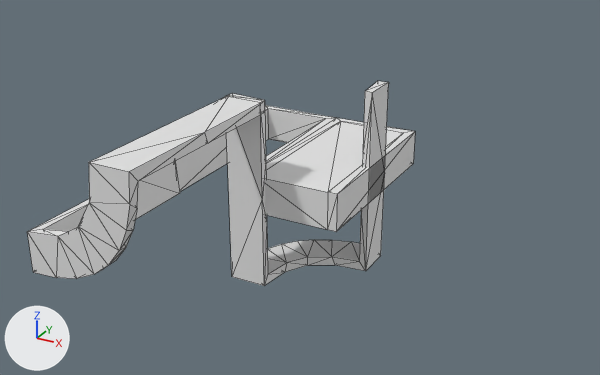
The OBJ model data/bmc/SET_4W2C/t_179.obj, before and after one commit.
The view is the same before and after, from a 50 mm camera at (0.792, -1.623, 1.107) aimed at (-0.087, -0.025, 0.308). Arrows for +X, +Y and +Z are at lower left; the lights stay in place. Mesh edges are drawn as thin lines. Where no turn or scale is listed for an object, it has been applied to the vertices.

Script lines for the objects in view, before the commit:
```python
me_t_179 = bpy.data.meshes.new('t_179')
me_t_179.from_pydata(...)  # 116 vertices, 230 faces; spans x -0.5..0.0, y -0.5..0.5, z 0.0..0.501
ob_t_179 = bpy.data.objects.new('t_179', me_t_179)
ob_t_179.location = (0.0, 0.0, 0.0)
```
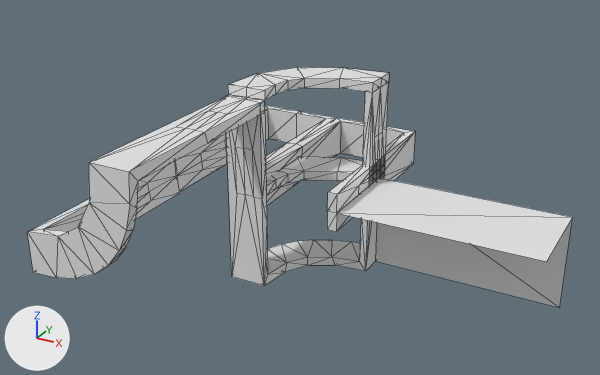
Diff of the bpy script that builds the scene:
```diff
--- a/data/bmc/SET_4W2C/t_179.obj.py
+++ b/data/bmc/SET_4W2C/t_179.obj.py
@@ me_t_179 @@
 # used by ob_t_179; location = (0.0, 0.0, 0.0)
-me_t_179.from_pydata(...)  # 116 vertices, 230 faces; spans x -0.5..0.0, y -0.5..0.5, z 0.0..0.501
+me_t_179.from_pydata(...)  # 294 vertices, 581 faces; spans x -0.5..0.5, y -0.5..0.5, z 0.0..0.525
+# me_t_179 part 1
+# 102 faces are deleted
+# 89 vertices are added at x -0.5..0.5, y -0.25..0.475, z 0.0..0.525
+# 8 new vertices lie (0.0, 0.0, -0.05) away from vertices in x -0.5..0.0, y 0.0, z 0.3..0.301
+# 8 new vertices lie (0.0, 0.119, -0.025) away from vertices in x -0.475..-0.025, y 0.0, z 0.25..0.3
+# 12 new vertices lie (0.0, 0.119, 0.0) away from vertices in x -0.475..-0.025, y 0.0..0.119, z 0.225..0.275
+# 11 new vertices lie (0.0, 0.0, 0.025) away from vertices in x -0.475..0.0, y 0.186..0.286, z 0.225..0.5
+# 7 new vertices lie (0.0, 0.25, 0.0) away from vertices in x -0.5..0.0, y 0.0, z 0.2..0.3
+# 9 new vertices lie (0.0, 0.0, -0.025) away from vertices in x -0.5..0.0, y -0.25..0.25, z 0.225..0.301
+# 7 new vertices lie (0.0, -0.125, 0.025) away from vertices in x -0.5..0.0, y 0.0..0.25, z 0.2..0.251
+# 5 new vertices lie (0.0, 0.0, 0.025) away from vertices in x -0.5..-0.25, y -0.125..0.25, z 0.2..0.226
+# 5 new vertices lie (0.0, 0.025, 0.0) away from vertices in x -0.375..0.0, y 0.236..0.475, z 0.2..0.3
+# 6 new vertices lie (0.0, 0.118, 0.0) away from vertices in x -0.473..-0.222, y -0.237, z 0.227..0.478
+# 6 new vertices lie (0.0, 0.0, 0.119) away from vertices in x -0.274..-0.023, y 0.009..0.26, z 0.262
+# 5 new vertices lie (0.025, 0.0, 0.0) away from vertices in x -0.496..-0.271, y -0.25..0.0, z 0.25..0.501
+# 453 new faces join them
```

What differs and where, as boxes [x1, y1, x2, y2] in the pictures (600 x 375 px):
't_179', reshaped (41% wider, 17% taller)
    before: [27, 81, 415, 286]
    after: [27, 67, 573, 308]
part 1 of me_t_179, built on
    before: [44, 81, 414, 286]
    after: [44, 67, 573, 308]
